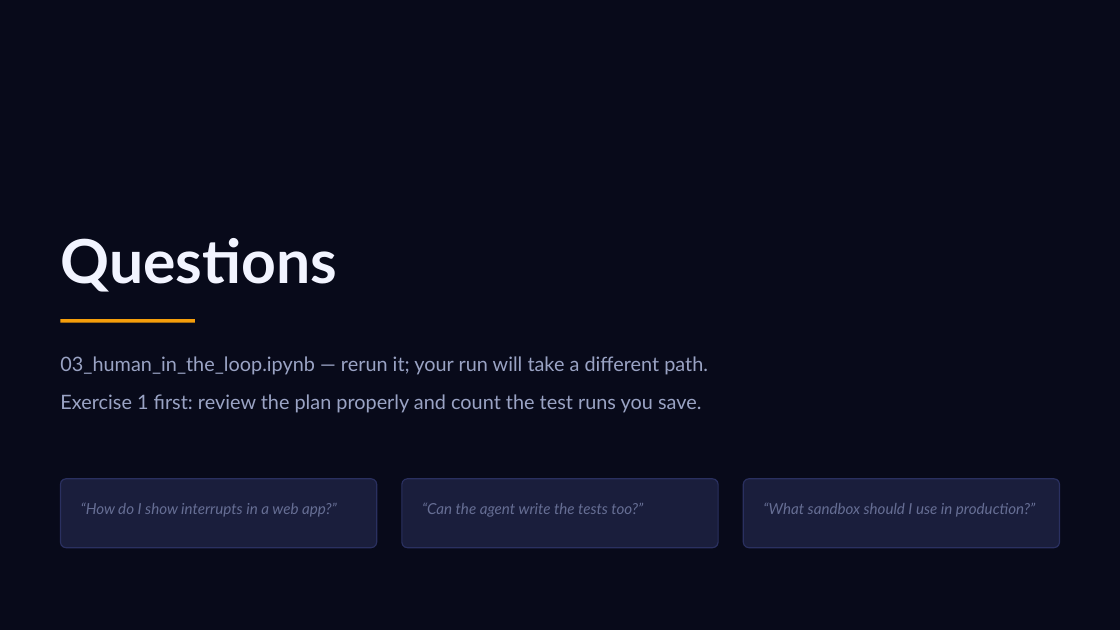
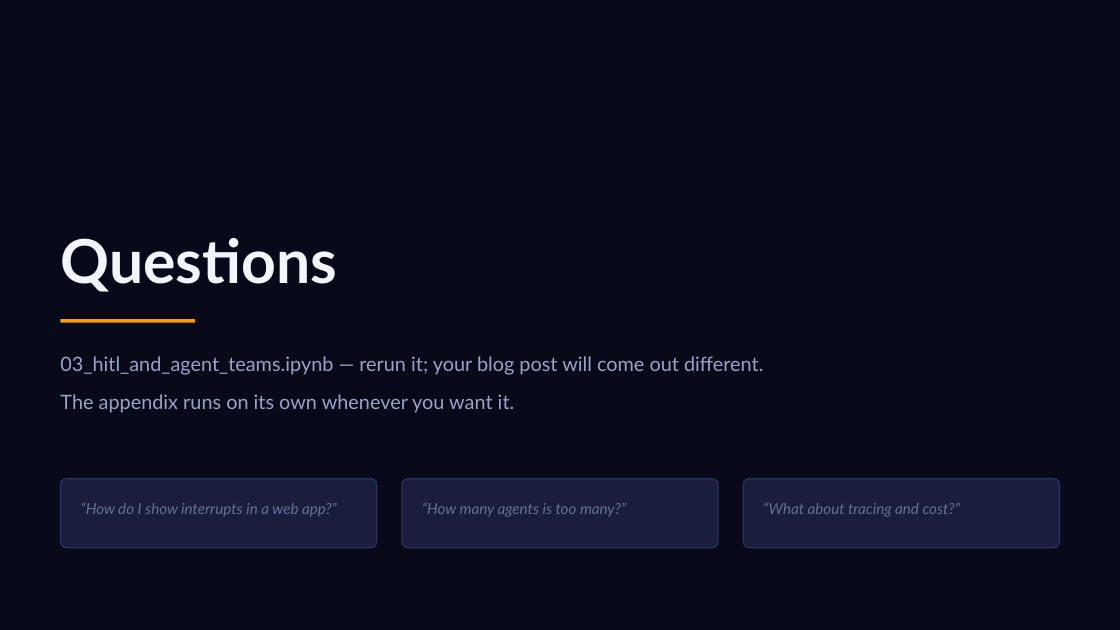
Before and after one commit to outskill-git/GenAIEngineering-Cohort6, a slide deck: slide 40 of Week13/LangGraph - Week 13.pptx (slide 35 before the commit). Drawn at 1120x630 pixels with LibreOffice and Linux fonts; fonts in the diff are those of the drawing. Boxes give left, top, right and bottom in pixels: in the first picture for what was removed or moved away, otherwise in the second. Text is boxed around its words. In the diff, an @@ line names an element or a change of style, - is before the commit and + after.

Commit message:
Week13: merge human-in-the-loop and multi-agent teams into one session-3 notebook and deck

```diff
--- a/Week13/LangGraph - Week 13.pptx
+++ b/Week13/LangGraph - Week 13.pptx
@@ text at (60,356,763,413): text changed @@
-03_human_in_the_loop.ipynb — rerun it; your run will take a different path.
-Exercise 1 first: review the plan properly and count the test runs you save.
+03_hitl_and_agent_teams.ipynb — rerun it; your blog post will come out different.
+The appendix runs on its own whenever you want it.
@@ text at (422,503,626,517): text changed @@
-“Can the agent write the tests too?”
+“How many agents is too many?”
@@ text at (763,503,961,517): text changed @@
-“What sandbox should I use in production?”
+“What about tracing and cost?”
```
Also in this commit, not shown: 13 other slides changed, 3 slides added, 15 slides removed, 2 other files.
